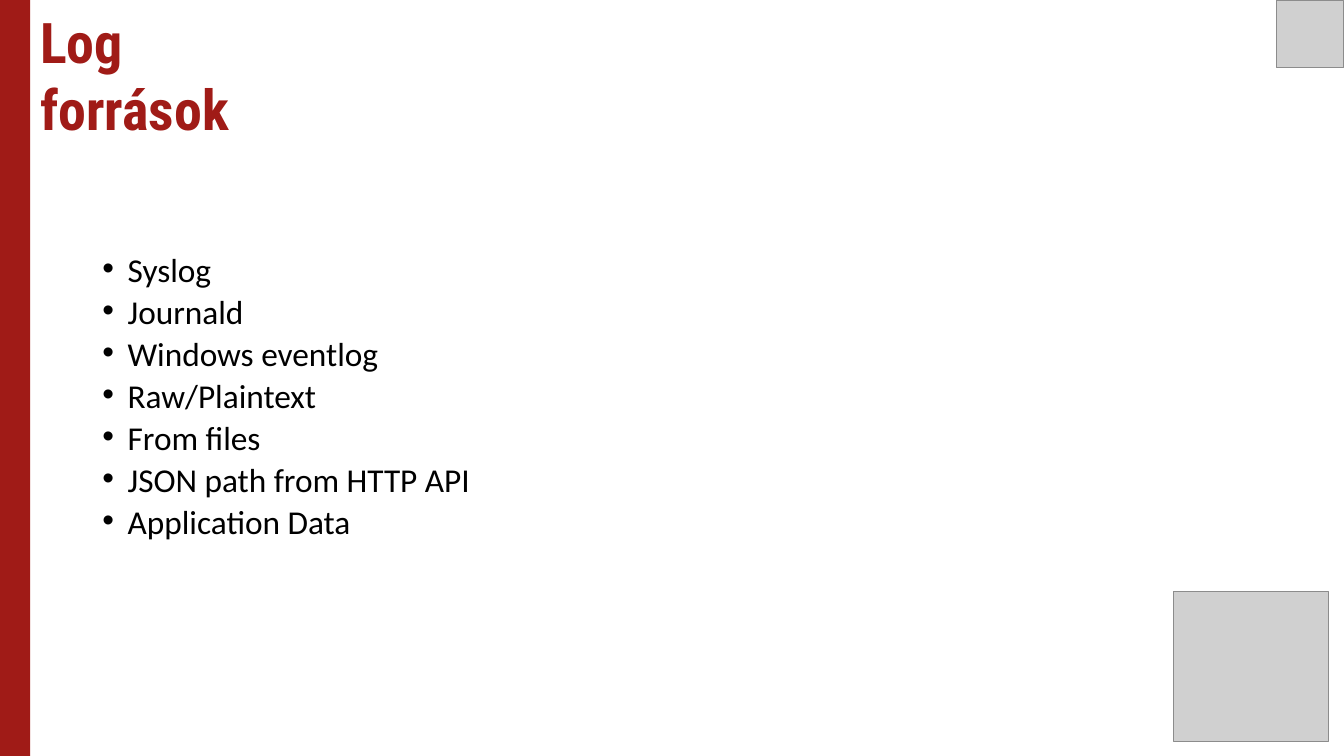
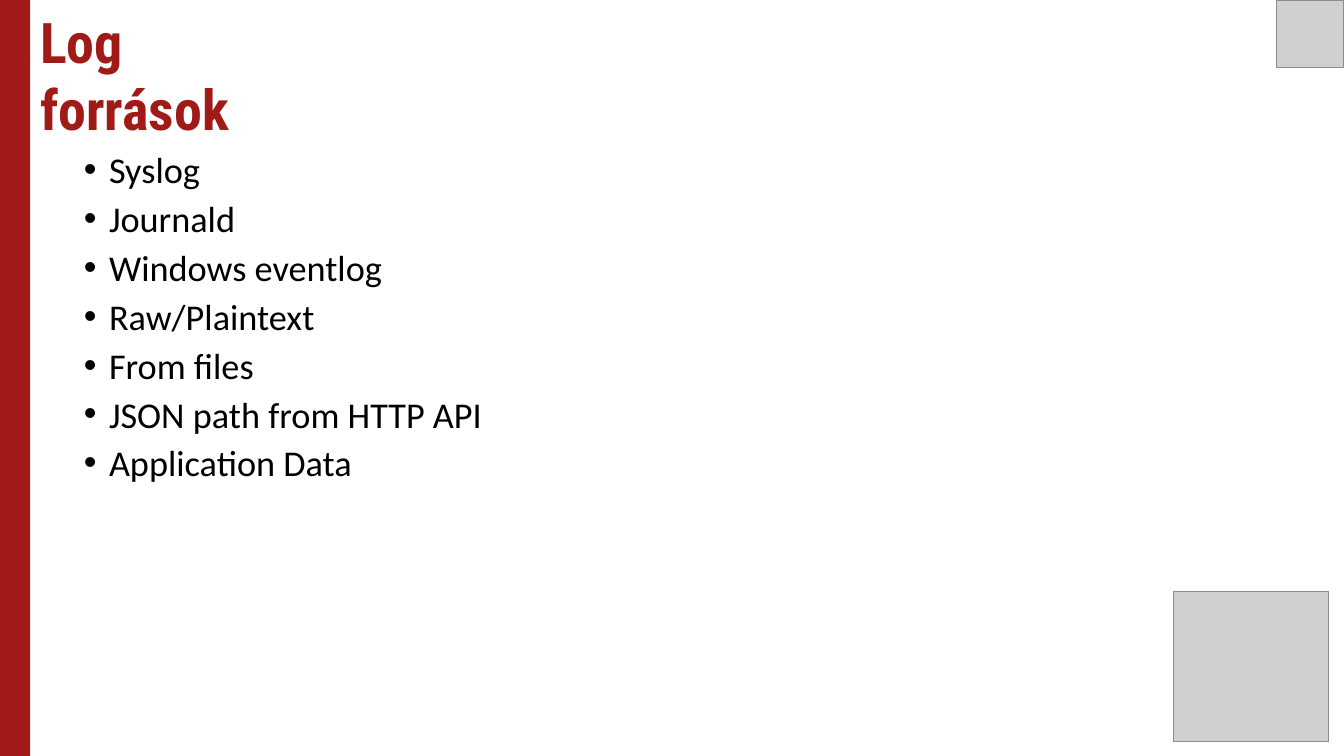
Before and after one commit to Uni-Sopron/temalabor-o21-I-NEW-Centralized-log-server, a slide deck: slide 24 of Témalabor - Centralized log server.pptx. Drawn at 1344x756 pixels with LibreOffice and Linux fonts; fonts in the diff are those of the drawing; grey boxes stand for pictures. Boxes give left, top, right and bottom in pixels: in the first picture for what was removed or moved away, otherwise in the second. Text is boxed around its words. In the diff, an @@ line names an element or a change of style, - is before the commit and + after.

```diff
--- a/Témalabor - Centralized log server.pptx
+++ b/Témalabor - Centralized log server.pptx
@@ text "Syslog": place and size @@
-text "Syslog" at (128,259,470,540)
+text "Syslog" at (109,157,482,482)
@@ text "Syslog" at (109,157,482,482): size 23.8 to 25.9 pt; line spacing 0.7 to 0.8 @@
```
Also in this commit, not shown: 2 other slides changed.
